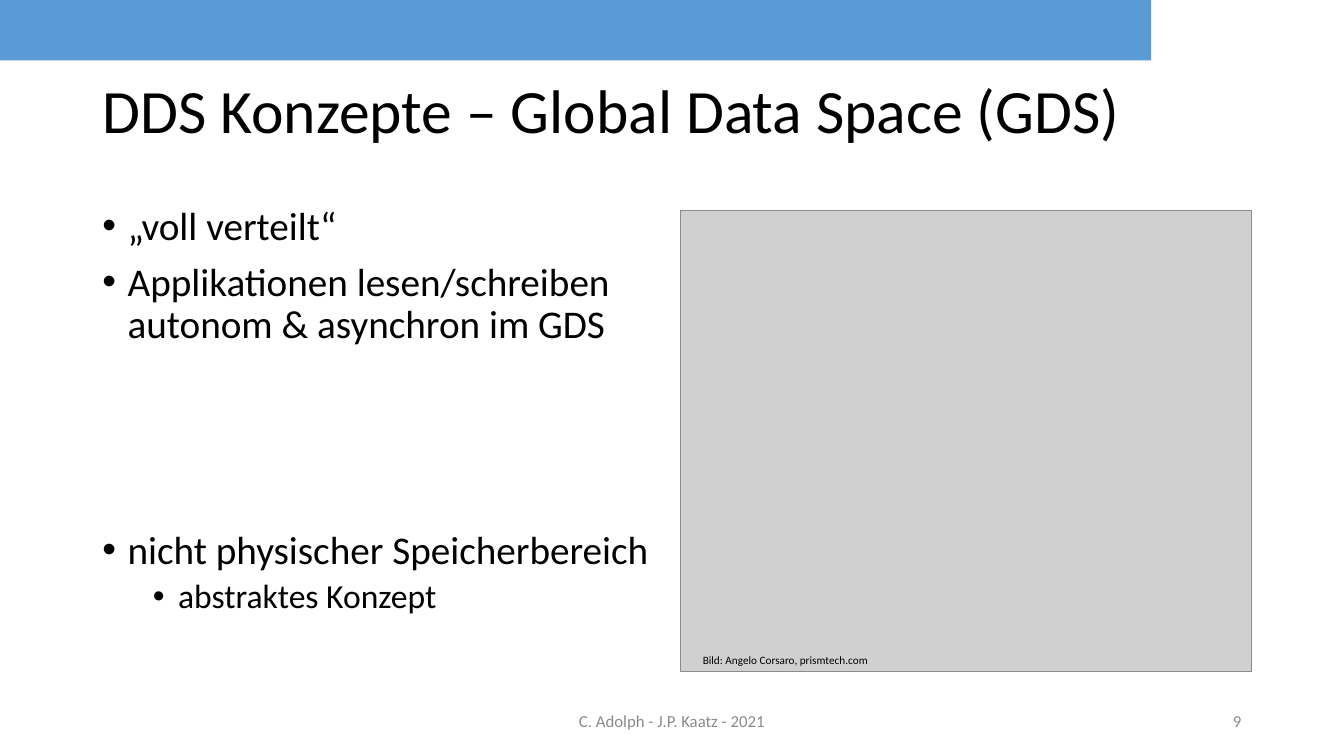
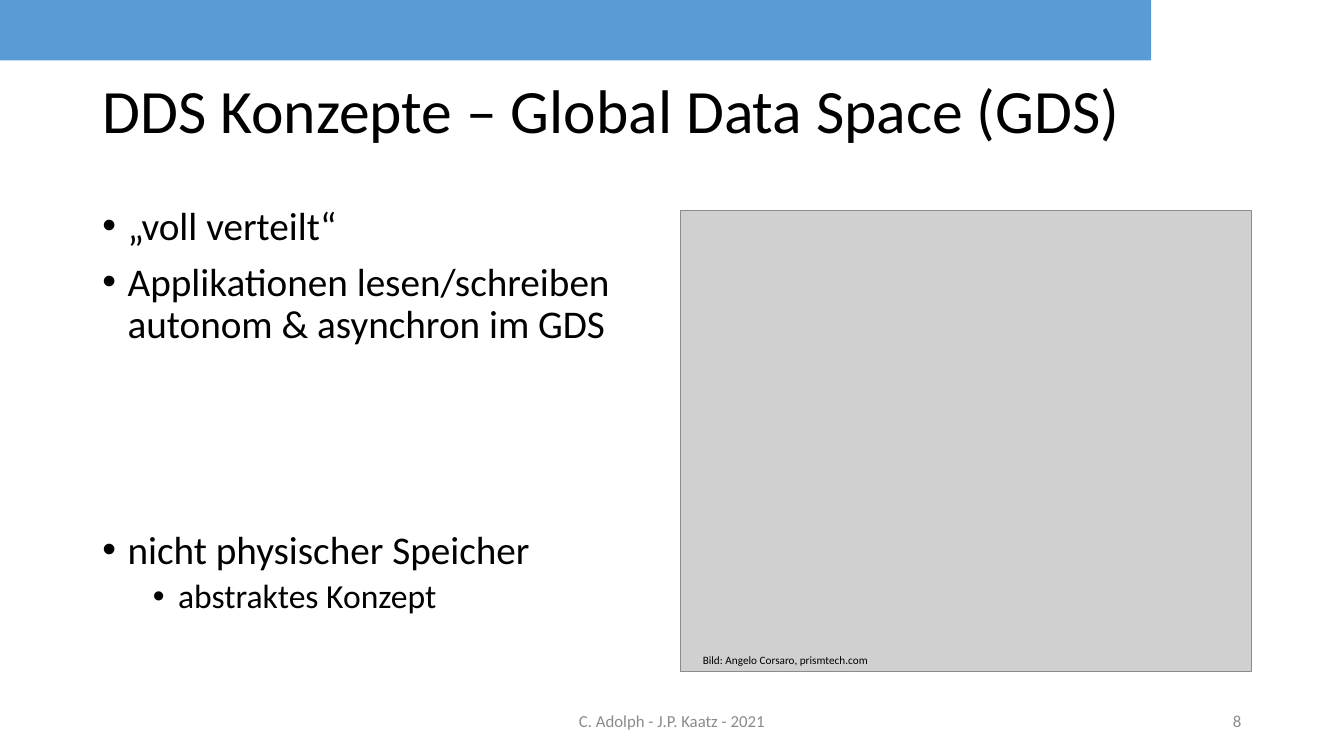
Before and after one commit to rocko/sisidm_sose2021, a slide deck: slide 8 of DDS_share_v477.pptx (slide 9 before the commit). Drawn at 1344x756 pixels with LibreOffice and Linux fonts; fonts in the diff are those of the drawing; grey boxes stand for pictures; background and template pictures are left out. Boxes give left, top, right and bottom in pixels: in the first picture for what was removed or moved away, otherwise in the second. Text is boxed around its words. In the diff, an @@ line names an element or a change of style, - is before the commit and + after.

```diff
--- a/DDS_share_v477.pptx
+++ b/DDS_share_v477.pptx
@@ text at [128,536,529,571]: text changed @@
-• nicht physischer Speicherbereich
+• nicht physischer Speicher
@@ page number at [1233,715,1241,727]: text changed @@
-9
+8
```
Also in this commit, not shown: 6 other slides changed.
